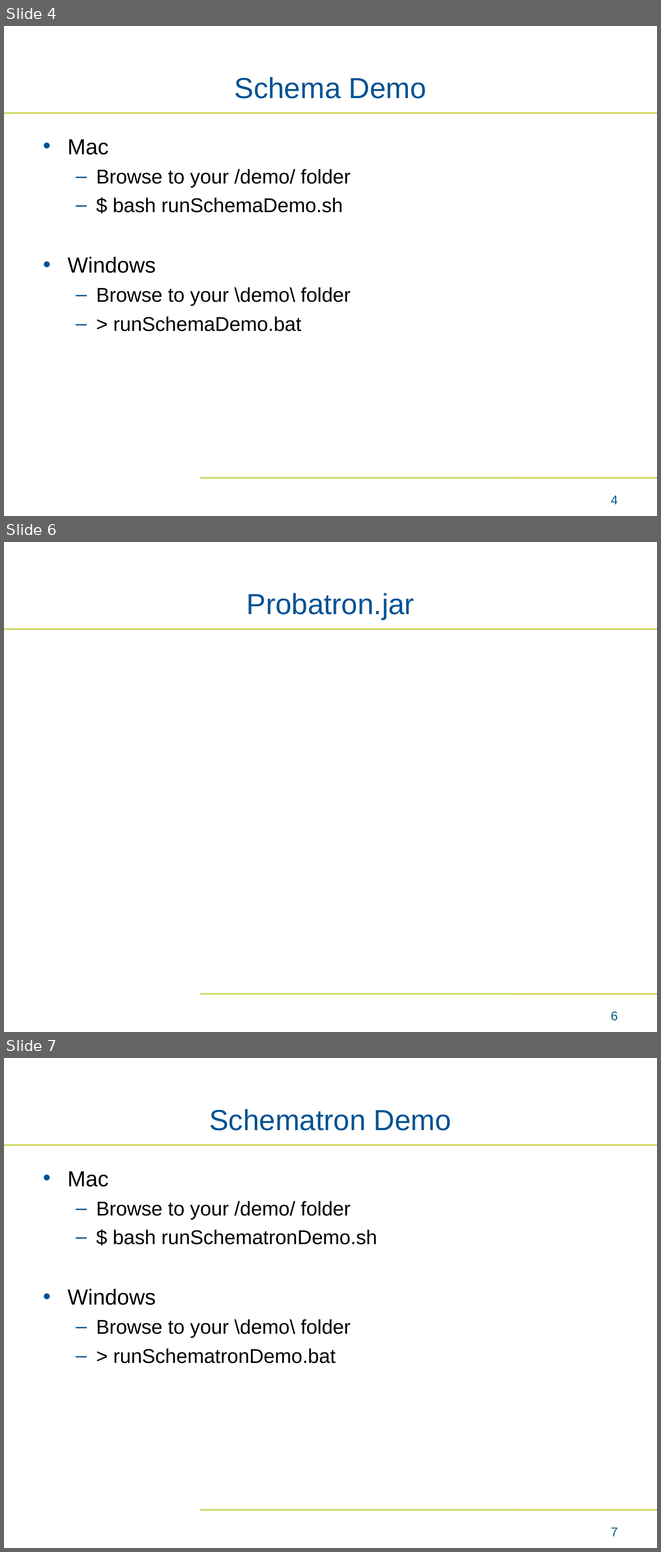
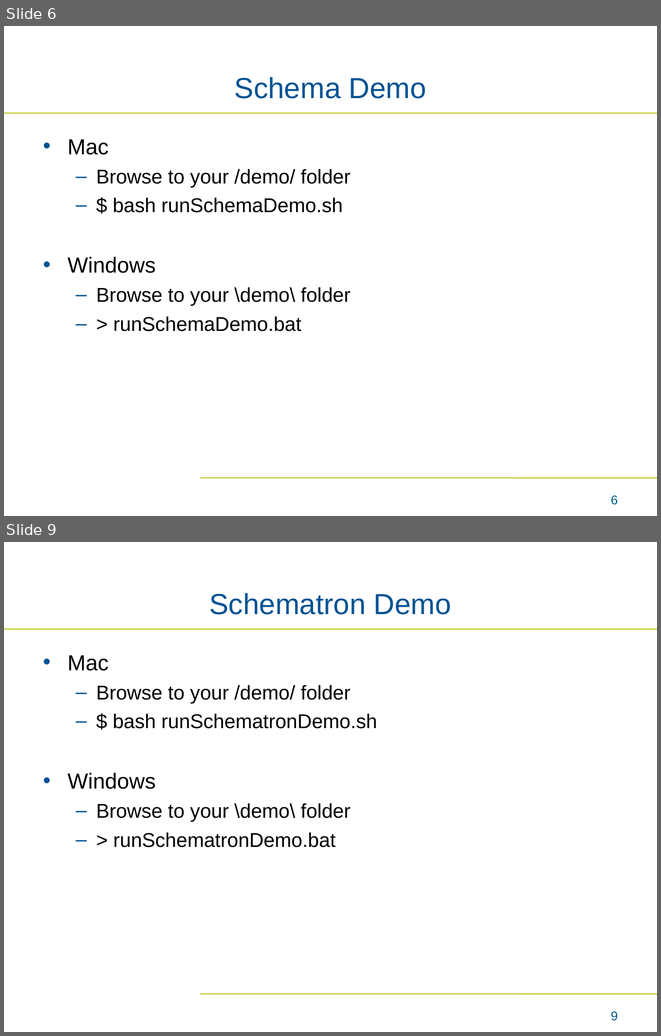
Before and after one commit to bmatern-nmdp/ValidationDemo, a slide deck: Interactive Demo.ppt. Shown one above the other, each under a label of ours: slides 4, 6 and 7 before the commit, slides 6 and 9 after it; the slides between them are not shown. The pictures are 661x1552 and 661x1036 pixels, drawn with LibreOffice and Linux fonts; fonts in the diff are those of the drawing; background and template pictures are left out. Boxes give left, top, right and bottom in pixels: in the first picture for what was removed or moved away, otherwise in the second. Text is boxed around its words. In the diff, an @@ line names an element or a change of style, - is before the commit and + after.

```diff
--- a/Interactive Demo.ppt
+++ b/Interactive Demo.ppt
@@ slide 6 removed at box(4, 542, 657, 1032), background #FFFFFF; not listed: 2 template elements that a slide beside it also shows @@
@@ title removed at box(247, 593, 414, 619) @@
-Probatron.jar
@@ page number removed at box(611, 1011, 618, 1021) @@
-6
@@ what was slide 4 is now slide 6 @@
@@ page number at box(611, 495, 618, 505): text changed @@
-4
+6
@@ what was slide 7 is now slide 9 @@
@@ page number at box(611, 1011, 618, 1021): text changed @@
-7
+9
```
Also in this commit, not shown: 3 slides changed, 5 slides added, 2 other slides removed, 6 other files.
